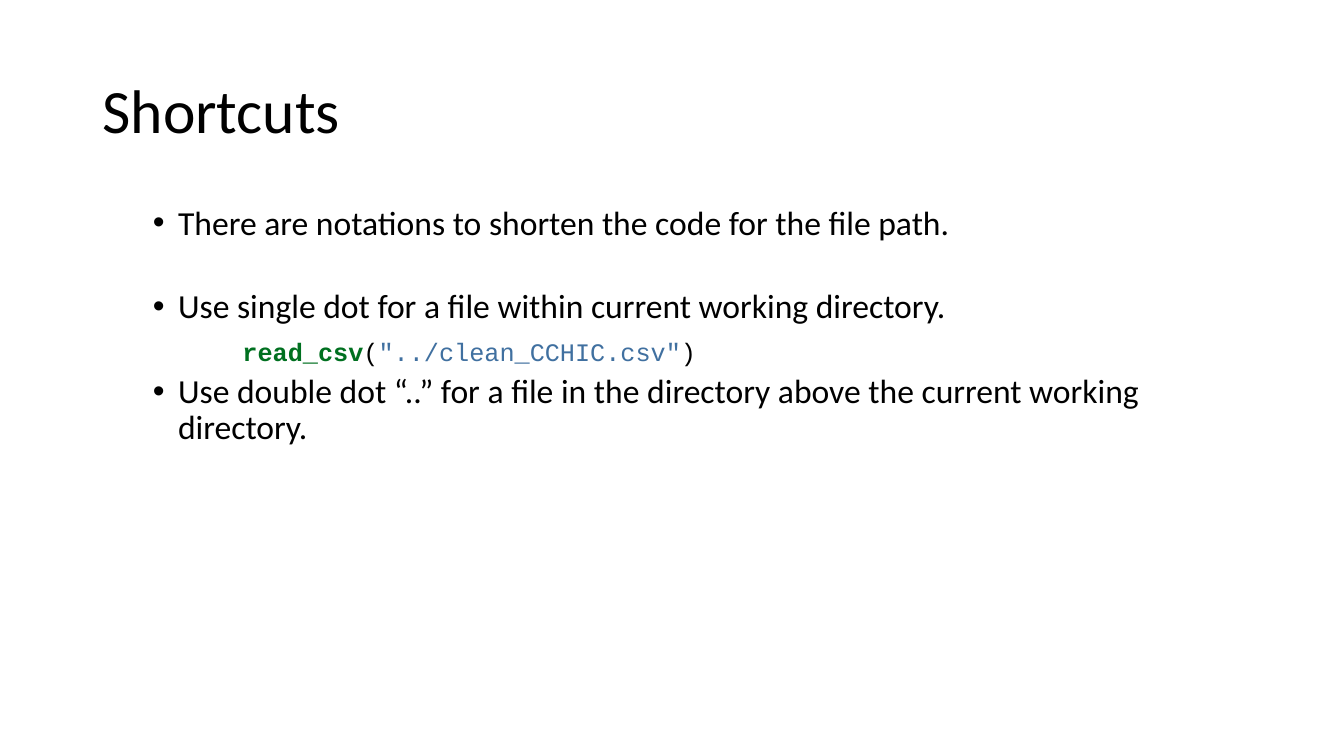
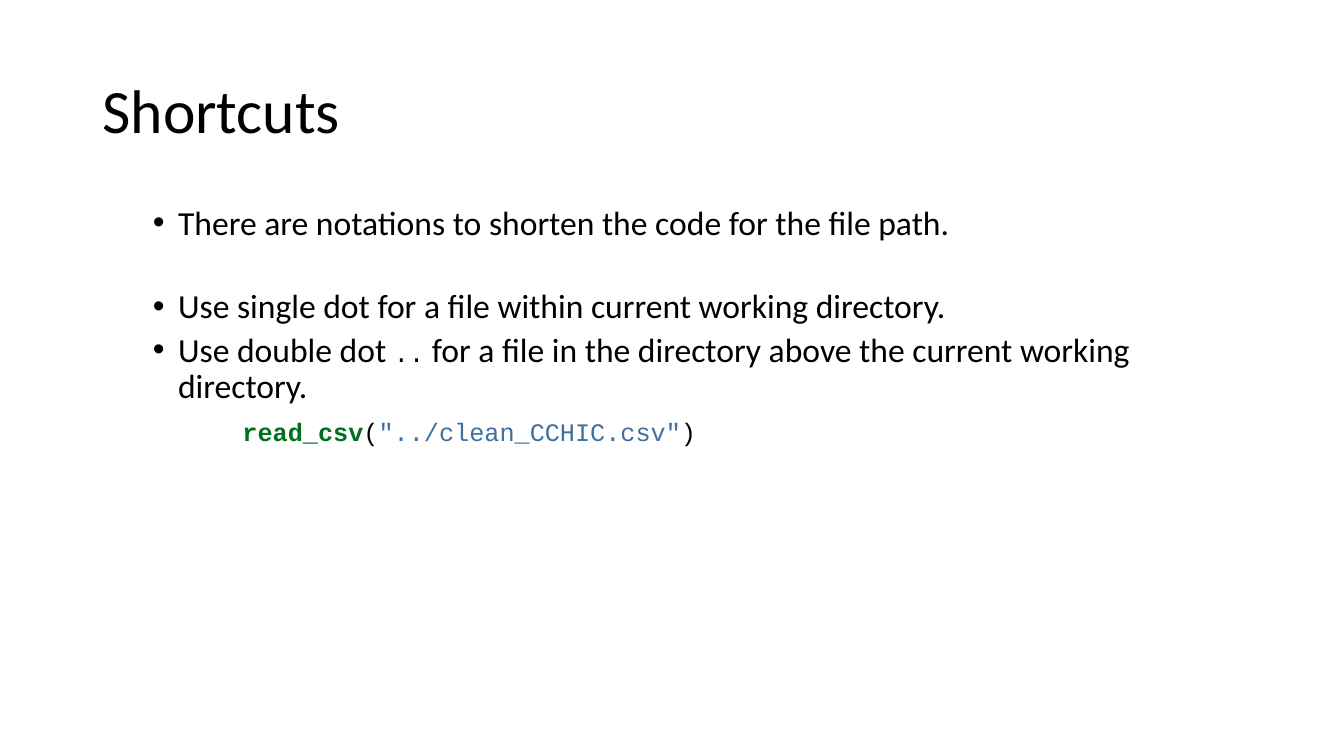
Before and after one commit to ClinicianCoders/ClinicianCoders, a slide deck: slide 19 of Workshops/Workshop3.pptx. Drawn at 1344x756 pixels with LibreOffice and Linux fonts; fonts in the diff are those of the drawing. Boxes give left, top, right and bottom in pixels: in the first picture for what was removed or moved away, otherwise in the second. Text is boxed around its words. In the diff, an @@ line names an element or a change of style, - is before the commit and + after.

```diff
--- a/Workshops/Workshop3.pptx
+++ b/Workshops/Workshop3.pptx
@@ text at [178, 338, 1130, 404]: paragraph added @@
+  • Use double dot .. for a file in the directory above the current working directory.
@@ text at [178, 379, 1139, 445]: paragraph removed @@
-  • Use double dot “..” for a file in the directory above the current working directory.
```
Also in this commit, not shown: 4 other slides changed, 1 slide removed, 7 other files.
